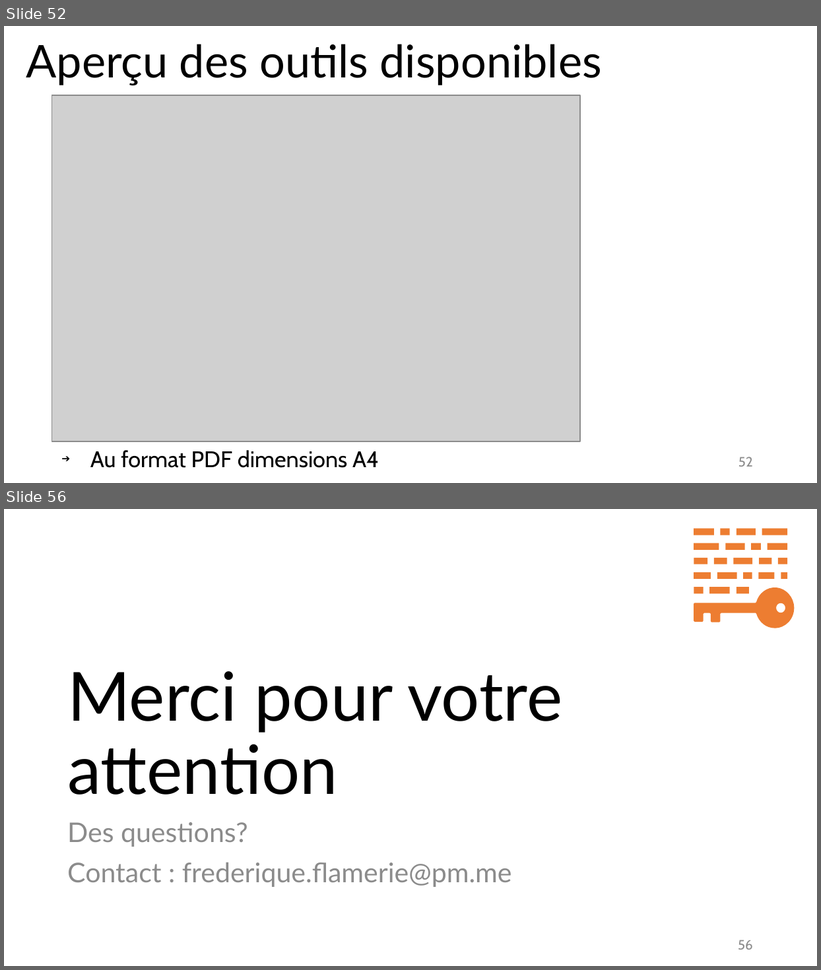
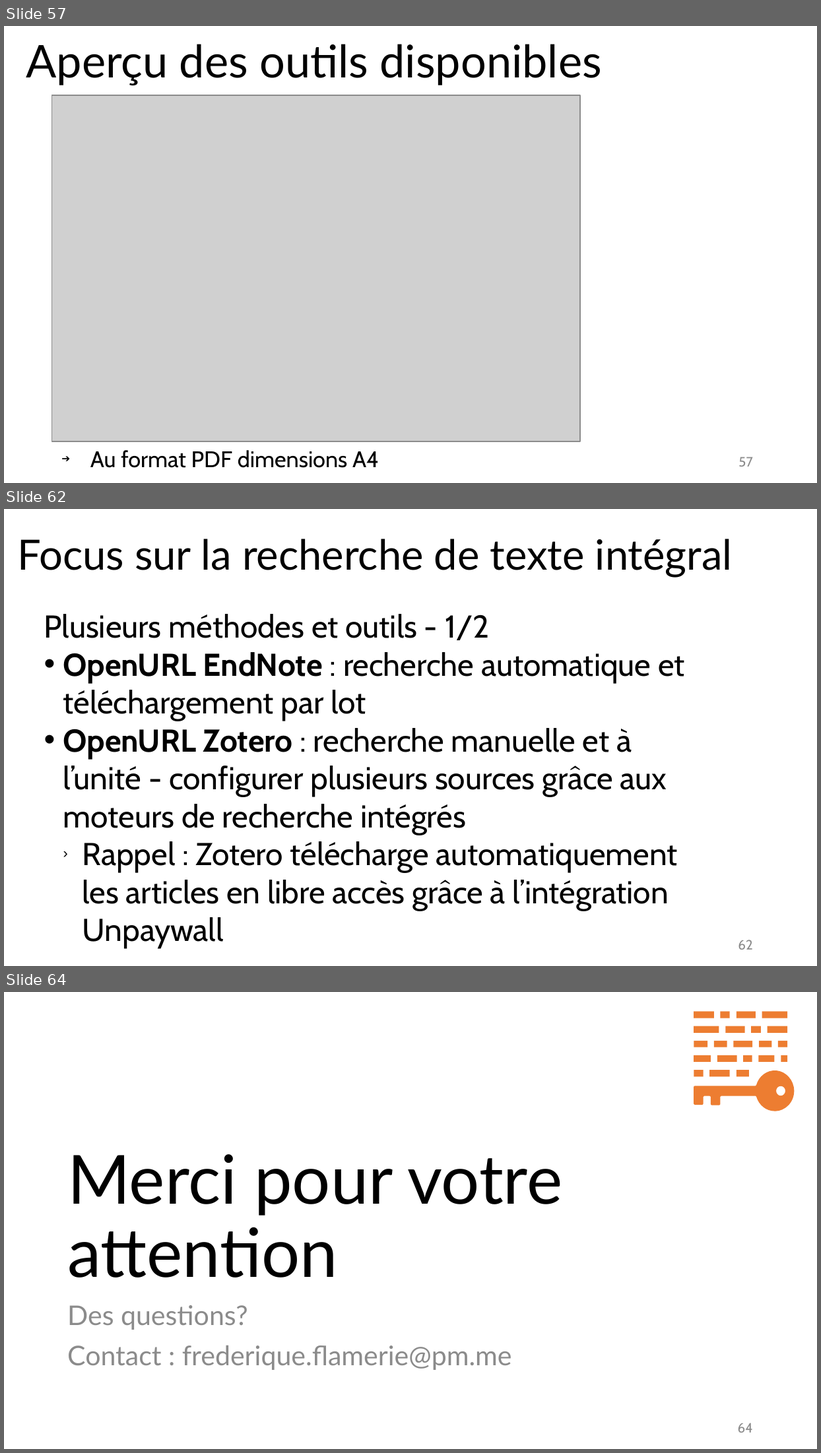
Before and after one commit to fflamerie/intro_revlit, a slide deck: docs/Intro_RevLit.odp. Shown one above the other, each under a label of ours: slides 52 and 56 before the commit, slides 57, 62 and 64 after it; the slides between them are not shown. The pictures are 821x970 and 821x1453 pixels, drawn with LibreOffice and Linux fonts; fonts in the diff are those of the drawing; grey boxes stand for pictures. Boxes give left, top, right and bottom in pixels: in the first picture for what was removed or moved away, otherwise in the second. Text is boxed around its words. In the diff, an @@ line names an element or a change of style, - is before the commit and + after.

```diff
--- a/docs/Intro_RevLit.odp
+++ b/docs/Intro_RevLit.odp
@@ slide 62 added at (4, 509, 817, 966), background #FFFFFF @@
@@ title added at (17, 539, 733, 578), 37 pt, text #000000 @@
+Focus sur la recherche de texte intégral
@@ text added at (44, 614, 685, 949), 28 pt, text #000000 @@
+Plusieurs méthodes et outils - 1/2
+• OpenURL EndNote : recherche automatique et téléchargement par lot
+• OpenURL Zotero : recherche manuelle et à l’unité - configurer plusieurs sources grâce aux moteurs de recherche intégrés
+  › Rappel : Zotero télécharge automatiquement les articles en libre accès grâce à l’intégration Unpaywall
@@ page number added at (738, 940, 752, 950), 12 pt, text #8C8C8C @@
+62
@@ what was slide 52 is now slide 57 @@
@@ page number at (739, 457, 752, 467): text changed @@
-52
+57
@@ what was slide 56 is now slide 64 @@
@@ page number at (738, 1424, 753, 1433): text changed @@
-56
+64
```
Also in this commit, not shown: 19 slides changed, 7 other slides added, 4 other files.
